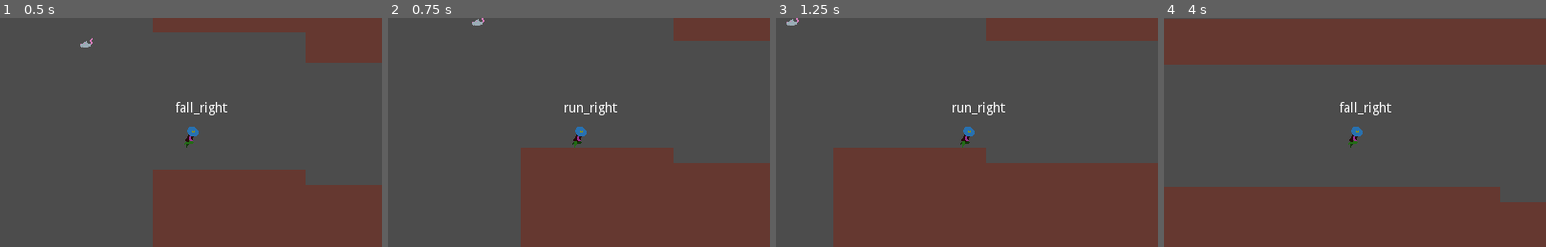
Above: before the commit, frames 1-4 (left to right).
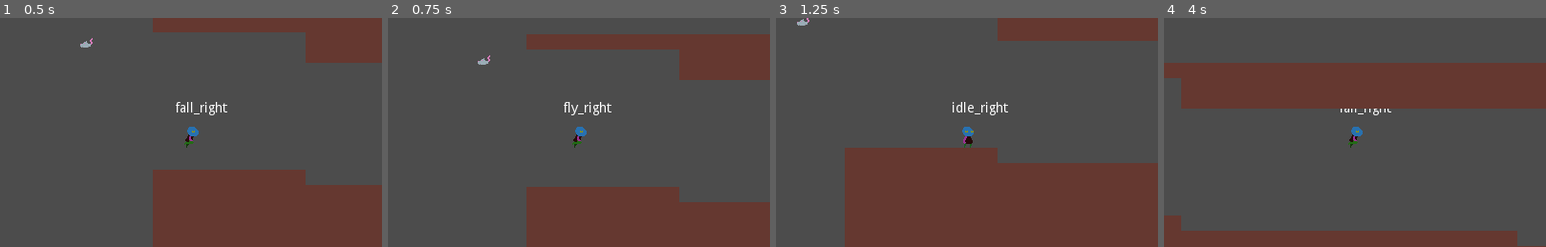
Above: after the commit, the same moments.

Repository: Bronsky91/Hatchling-Heroes
Game: Godot game, scene res://Scenes/Game.tscn
Same seed, same stepped clock (60 frames per second), same inputs: the game is played once before the commit and once after it.
Inputs (mouse positions are in pixels of both pictures, inside the frame that each line leads up to):
- Up to frame 1 (0.5 s): no input
- Up to frame 2 (0.75 s): move the mouse to (663, 121) at 0.52 s; hold Right (move_right) from 0.53 s (still down); hold Up (jump) from 0.53 s (still down)
- Up to frame 3 (1.25 s): keep holding Right (move_right); keep holding Up (jump)
- Up to frame 4 (4 s): move the mouse to (1278, 143) at 1.27 s; release Up (jump) at 1.28 s; click (1278, 143) at 1.35 s; tap Up (jump) at 1.52, 1.55, 1.82, 3.02, 3.05, 3.32 s; move the mouse to (1393, 82) at 2.02 s; release Right (move_right) at 2.03 s; hold Left (move_left) 2.03-2.78 s; hold Up (jump) 2.03-2.78 s; move the mouse to (1335, 178) at 2.77 s; hold Right (move_right) from 2.78 s (still down); click (1335, 178) at 2.85 s; move the mouse to (1469, 166) at 3.52 s; hold Up (jump) from 3.53 s (still down)

Frame 1 is identical in both runs. In frame 2, 20% of the frame differs, in the area x 22-100%, y 0-100%; in frame 3, 2.4%; in frame 4, 56%, in the area x 0-100%, y 0-100%.

Commit message:
Adds flying mechanics and empty animation states

Diff:
--- a/Scripts/Player.gd
+++ b/Scripts/Player.gd
@@ -16,6 +16,7 @@
 var wall_direction = 1
 
 var is_jumping = false
+var is_flying = false
 var is_grounded = false
 var is_sliding = false
 
@@ -36,16 +37,17 @@
 
 func _apply_gravity(delta):
 	velocity.y += gravity * delta
-	# set is_jumping to false if player is jumping and moving downward
-	if is_jumping and velocity.y >= 0:
+	# set is_jumping and is_flying to false if player is jumping/flying and moving downward
+	if (is_jumping or is_flying) and velocity.y >= 0:
 		is_jumping = false
+		is_flying = false
 
 func _cap_gravity_wall_slide():
 	var max_velocity = tile_size * 10 if Input.is_action_pressed("move_down") else tile_size
 	velocity.y = min(velocity.y, max_velocity)
 
 func _apply_movement():
-	var snap = Vector2.DOWN * (tile_size * 2) if !is_jumping else Vector2.ZERO
+	var snap = Vector2.DOWN * (tile_size * 2) if !is_jumping and !is_flying else Vector2.ZERO
 
 	velocity = move_and_slide_with_snap(velocity, snap, Vector2.UP)
 
@@ -92,6 +94,11 @@
 func minimize_jump():
 	if velocity.y < min_jump_velocity:
 		velocity.y = min_jump_velocity
+
+func subsequent_jump():
+	if can_fly:
+		velocity.y = max_jump_velocity
+		is_flying = true
 
 func wall_jump():
 	velocity.y = max_jump_velocity
--- a/Scripts/PlayerStateMachine.gd
+++ b/Scripts/PlayerStateMachine.gd
@@ -16,6 +16,11 @@
 	elif state == states.jump:
 		if event.is_action_released("jump"):
 			parent.minimize_jump()
+		elif event.is_action_pressed("jump"):
+			parent.subsequent_jump()
+	elif state == states.fall:
+		if event.is_action_pressed("jump"):
+			parent.subsequent_jump()
 	elif state == states.wall_slide:
 		if event.is_action_pressed("jump"):
 			parent.wall_jump()
@@ -51,6 +56,15 @@
 			elif parent.velocity.x == 0:
 				return states.idle
 		states.jump:
+			if parent.wall_direction != 0 and parent.wall_slide_cooldown.is_stopped():
+				return states.wall_slide
+			elif parent.is_flying:
+				return states.fly
+			elif parent.velocity.y >= 0:
+				return states.fall
+			elif parent.is_on_floor():
+				return states.idle
+		states.fly:
 			if parent.wall_direction != 0 and parent.wall_slide_cooldown.is_stopped():
 				return states.wall_slide
 			elif parent.velocity.y >= 0:
